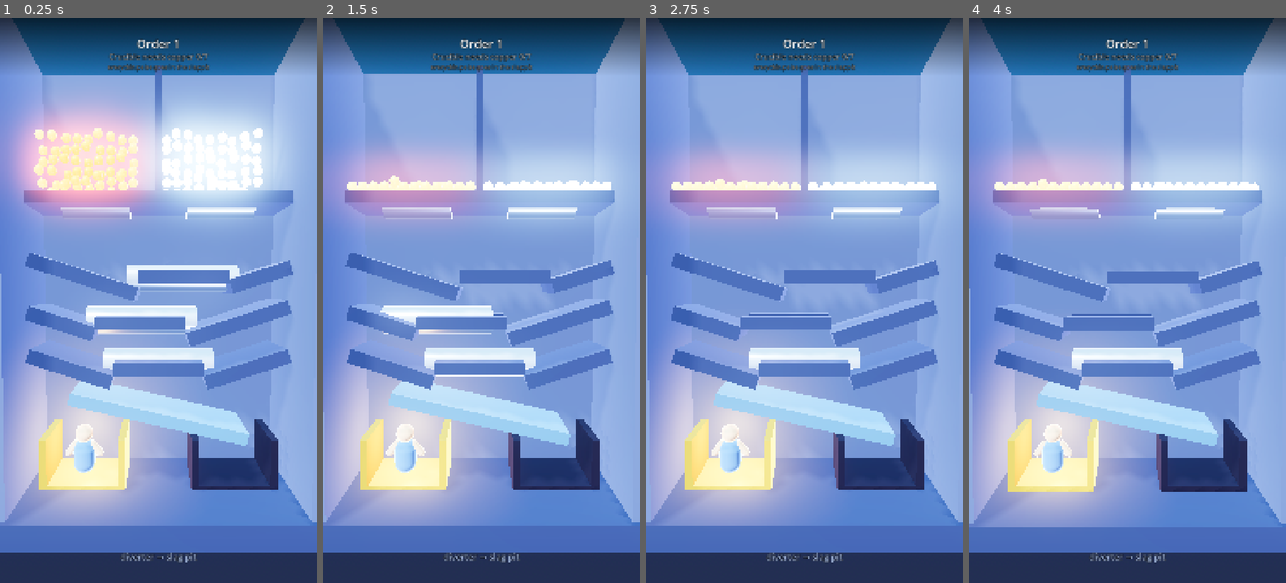
Above: before the commit, frames 1-4 (left to right).
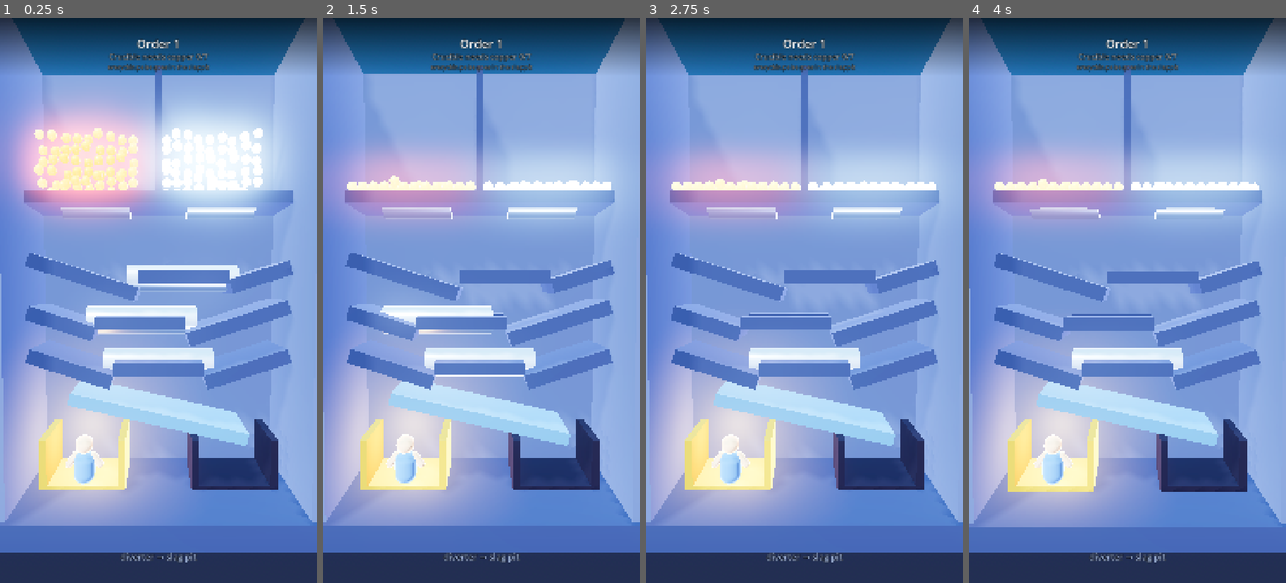
Above: after the commit, the same moments.

Repository: jelonman/pinfall-ios
Game: Godot game, scene res://levels/level_01.tscn
Two runs of this game, one before a commit and one after it. Both use one fixed random seed, a clock stepped at 60 frames per second and the inputs below.
Inputs (mouse positions are in pixels of both pictures, inside the frame that each line leads up to):
- Up to frame 1 (0.25 s): no input
- Up to frame 2 (1.5 s): move the mouse to (551, 272) at 0.52 s; click (551, 272) at 0.67 s; drag from (418, 328) to (465, 413) at 1.27 s
- Up to frame 3 (2.75 s): move the mouse to (836, 176) at 2.02 s; click (836, 176) at 2.17 s
- Up to frame 4 (4 s): drag from (1111, 413) to (1032, 215) at 2.77 s; move the mouse to (1222, 385) at 3.52 s; click (1222, 385) at 3.67 s

The runs differ from the first frame. In frame 1, 0.6% of the frame differs, in the area x 20-33%, y 71-83%; in frame 2, 0.6%; in frame 3, 0.6%; in frame 4, 0.6%.

Commit message:
pinfall build 7: the man sits below the crucible rim, so the chute no longer crosses his face

Diff:
--- a/pinfall/scripts/level.gd
+++ b/pinfall/scripts/level.gd
@@ -621,7 +621,9 @@
 	var lvl: Dictionary = LEVELS[level_index]
 	var gx: float = lvl["goal_x"]
 	var root := Node3D.new()
-	root.position = Vector3(gx, -1.95, 0.95)
+	# Sunk lower into the crucible: at -1.95 his head cleared the rim, so when the diverter swings
+	# toward the crucible the chute crosses his face and reads as though it is crushing him.
+	root.position = Vector3(gx, -2.20, 0.95)
 	add_child(root)
 
 	var cloth := Look.toon(Look.HERO_CLOTH, 0.7)
